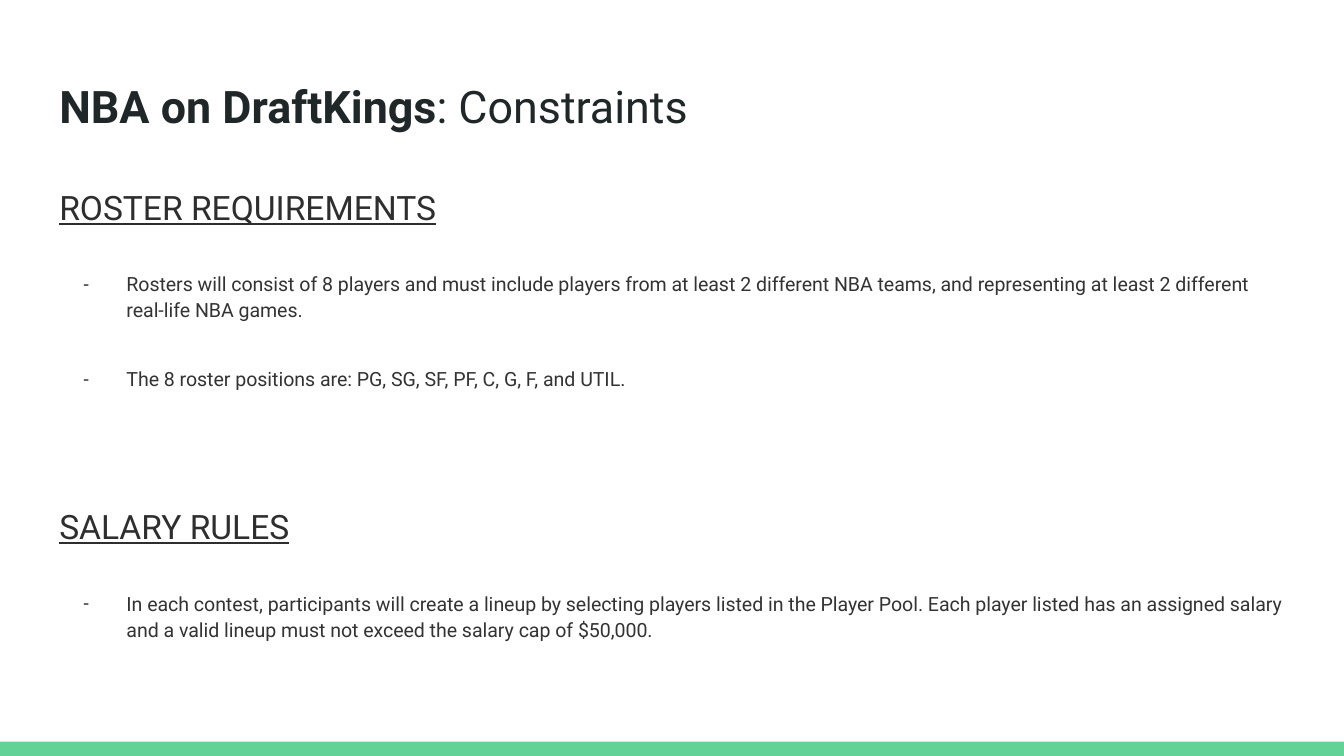
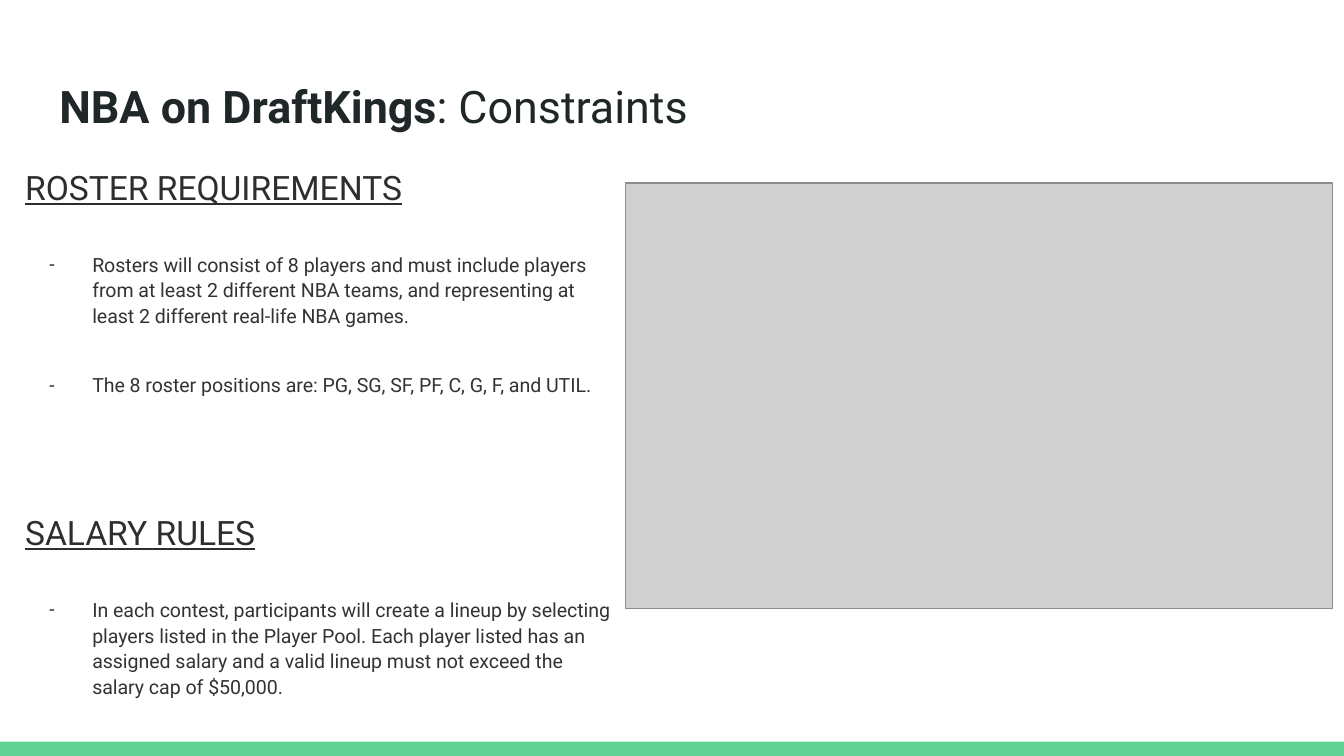
Before and after one commit to nycdatasci/bootcamp008_project, a slide deck: slide 5 of Project4-Capstone/DK/Capstone Presentation.pptx (slide 3 before the commit). Drawn at 1344x756 pixels with LibreOffice and Linux fonts; fonts in the diff are those of the drawing; grey boxes stand for pictures. Boxes give left, top, right and bottom in pixels: in the first picture for what was removed or moved away, otherwise in the second. Text is boxed around its words. In the diff, an @@ line names an element or a change of style, - is before the commit and + after.

```diff
--- a/Project4-Capstone/DK/Capstone Presentation.pptx
+++ b/Project4-Capstone/DK/Capstone Presentation.pptx
@@ text "ROSTER REQUIREMENTS" rewrapped from <box>59,196,1282,641</box> to <box>25,176,610,698</box> @@
@@ picture added at <box>626,183,1333,607</box> @@
```
Also in this commit, not shown: 11 other slides changed, 5 slides added.
